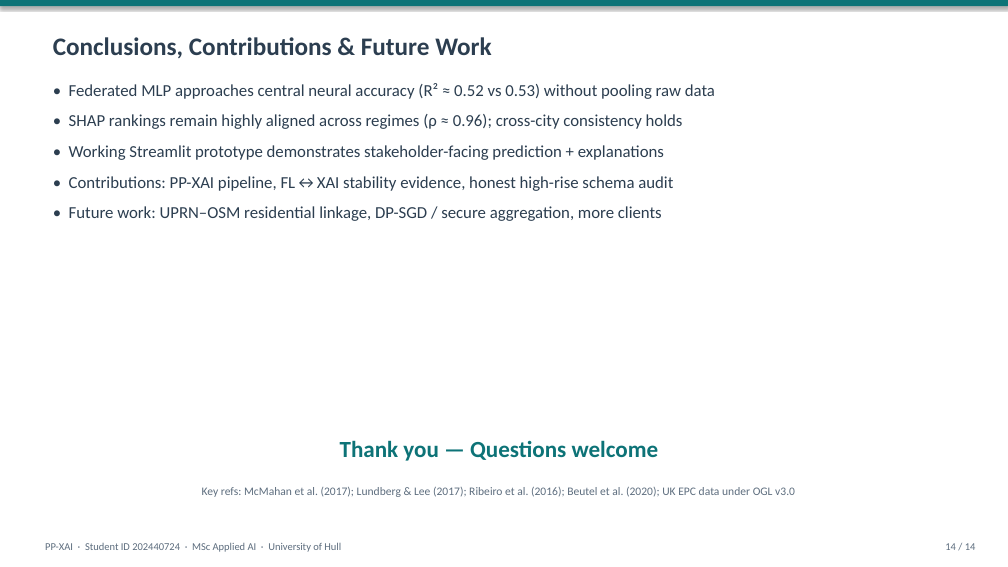
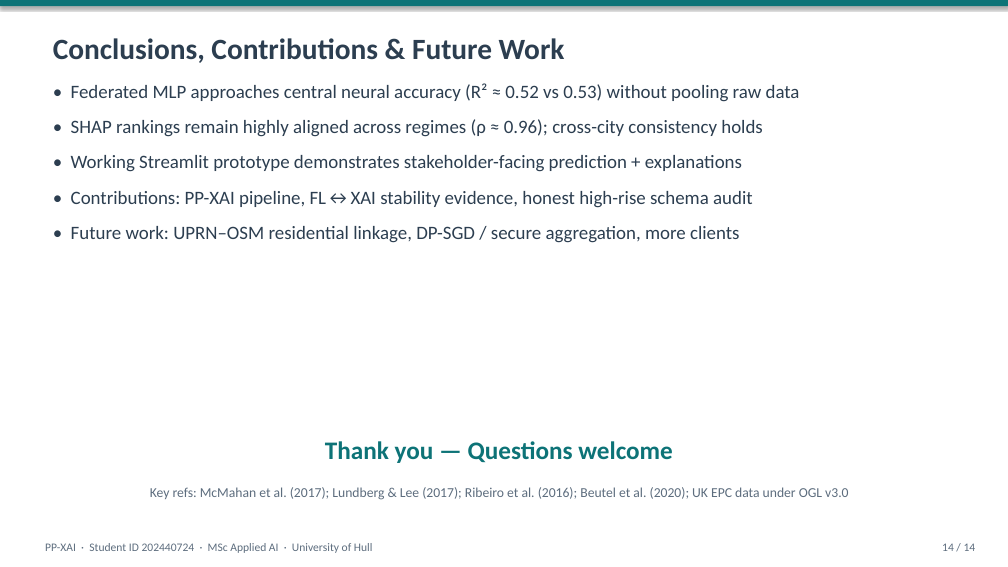
Before and after one commit to alilog99/pp-xai-dissertation, a slide deck: slide 14 of docs/presentation/202440724_PPXAI_Presentation.pptx. Drawn at 1008x567 pixels with LibreOffice and Linux fonts; fonts in the diff are those of the drawing. Boxes give left, top, right and bottom in pixels: in the first picture for what was removed or moved away, otherwise in the second. Text is boxed around its words. In the diff, an @@ line names an element or a change of style, - is before the commit and + after.

```diff
--- a/docs/presentation/202440724_PPXAI_Presentation.pptx
+++ b/docs/presentation/202440724_PPXAI_Presentation.pptx
@@ text "Conclusions, Contributions & Future Work" at <box>53,38,565,63</box>: size 24 to 28 pt @@
@@ text "• Federated MLP approaches central ..." at <box>71,83,800,243</box>: size 16 to 18 pt; more space between paragraphs @@
@@ text "Thank you — Questions welcome" at <box>325,441,673,463</box>: size 22 to 24 pt @@
@@ text "Key refs: McMahan et al. ..." at <box>150,487,848,500</box>: size 11 to 13 pt @@
@@ text "PP-XAI · Student ID 202440724 ..." at <box>45,543,373,553</box>: size 10 to 11 pt @@
@@ text "14 / 14" at <box>942,543,976,551</box>: size 10 to 11 pt @@
```
Also in this commit, not shown: 13 other slides changed, 12 other files.
